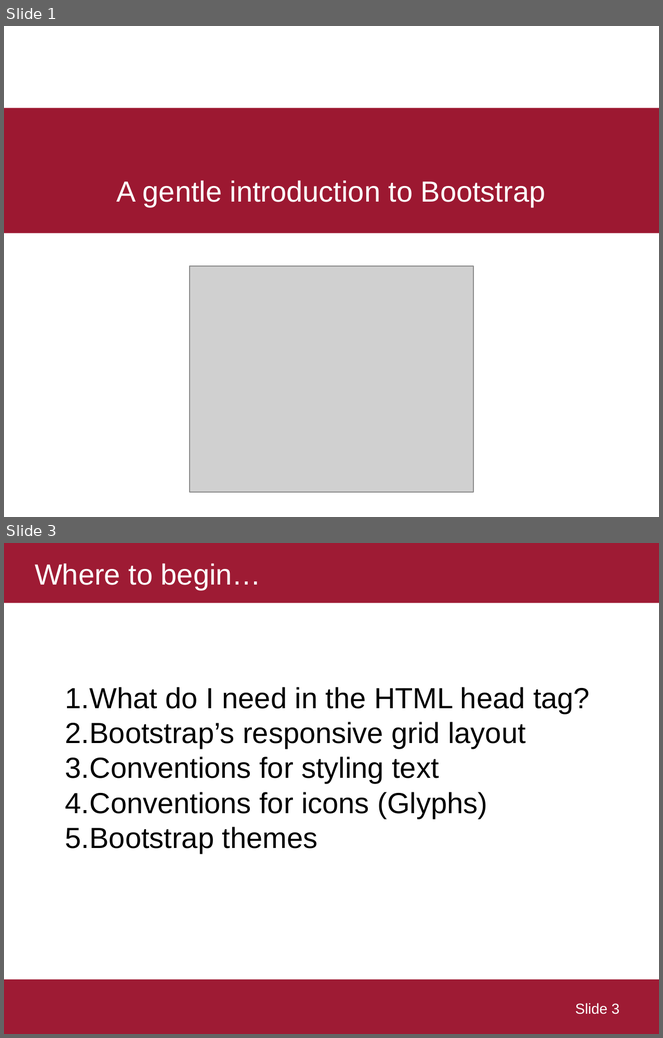
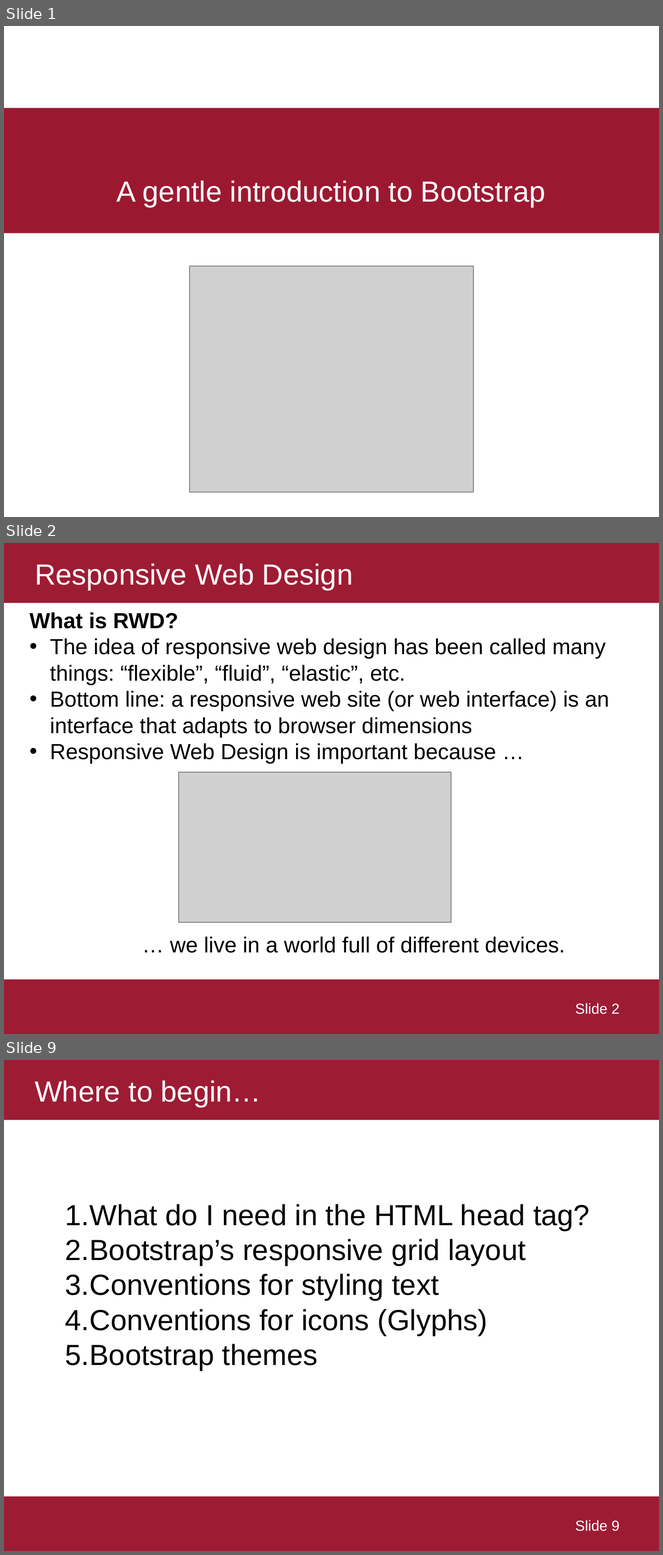
Before and after one commit to ekof-dss/teaching-samples-2021-22, a slide deck: presentations/03-03-bootstrap.ppt. Shown one above the other, each under a label of ours: slides 1 and 3 before the commit, slides 1, 2 and 9 after it; the slides between them are not shown. The pictures are 663x1038 and 663x1555 pixels, drawn with LibreOffice and Linux fonts; fonts in the diff are those of the drawing; grey boxes stand for pictures. Boxes give left, top, right and bottom in pixels: in the first picture for what was removed or moved away, otherwise in the second. Text is boxed around its words. In the diff, an @@ line names an element or a change of style, - is before the commit and + after.

```diff
--- a/presentations/03-03-bootstrap.ppt
+++ b/presentations/03-03-bootstrap.ppt
@@ slide 2 added at (4, 543, 659, 1034), background #FFFFFF; not listed: 1 template element that a slide beside it also shows @@
@@ title added at (4, 543, 659, 603), fill #9E1B34, 32 pt, text #FFFFFF @@
+Responsive Web Design
@@ text added at (29, 612, 610, 763), 24 pt, text #000000 @@
+What is RWD?
+• The idea of responsive web design has been called many things: “flexible”, “fluid”, “elastic”, etc.
+• Bottom line: a responsive web site (or web interface) is an interface that adapts to browser dimensions
+• Responsive Web Design is important because …
@@ picture added at (179, 772, 452, 923) @@
@@ text added at (170, 937, 565, 953), 24 pt, text #000000 @@
+… we live in a world full of different devices.
@@ page number added at (575, 1003, 620, 1015), 16 pt, text #FFFFFF @@
+Slide 2
@@ what was slide 3 is now slide 9 @@
@@ page number at (575, 1520, 620, 1532): text changed @@
-Slide 3
+Slide 9
```
Also in this commit, not shown: 5 slides changed, 10 other slides added, 1 slide removed, 3 other files.
